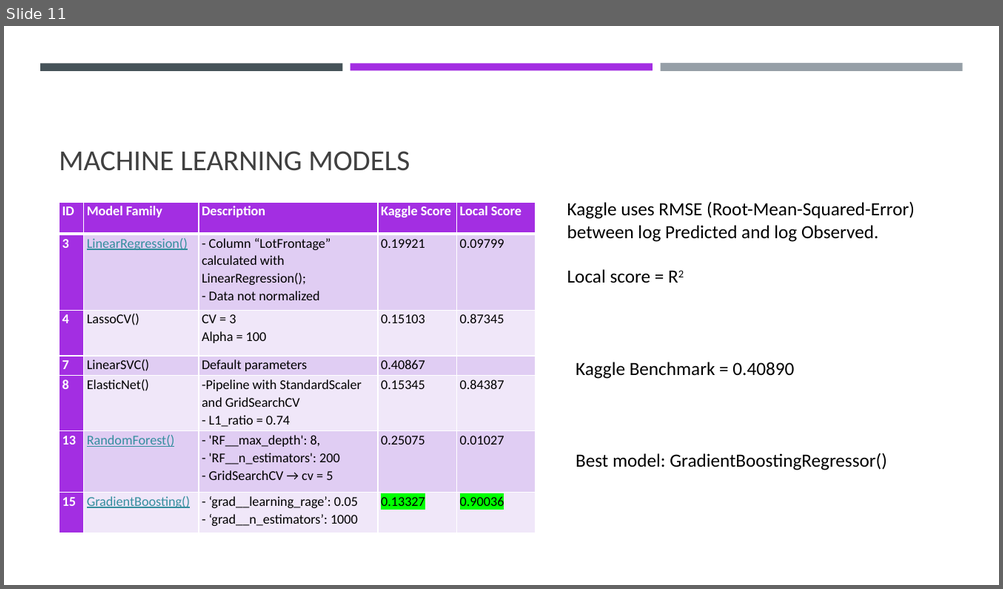
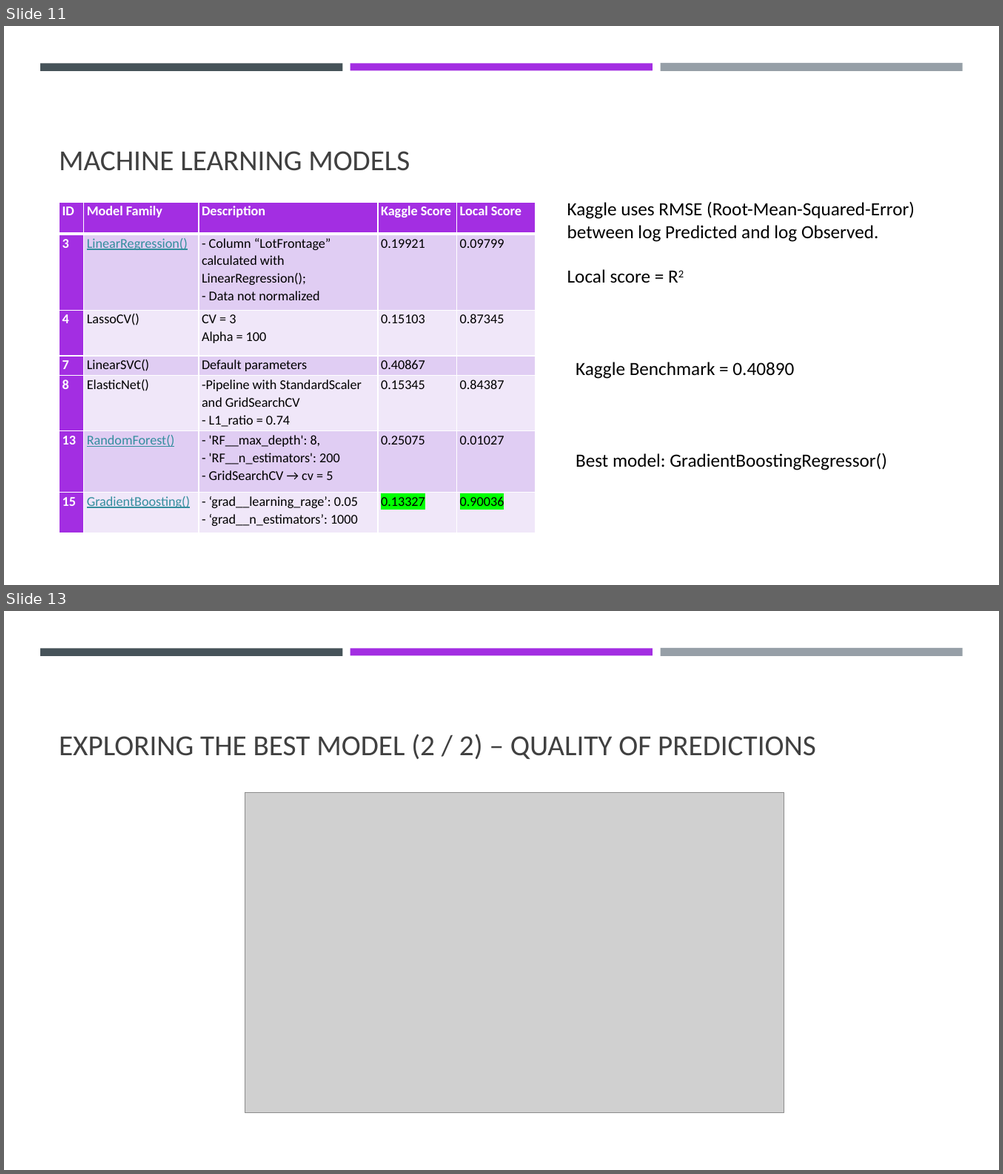
Before and after one commit to rafaelmsbob/Springboard, a slide deck: CapstoneProject1/FinalFiles/Final Presentation.pptx. Shown one above the other, each under a label of ours: slide 11 before the commit, slides 11 and 13 after it; the slides between them are not shown. The pictures are 1003x589 and 1003x1174 pixels, drawn with LibreOffice and Linux fonts; fonts in the diff are those of the drawing; grey boxes stand for pictures. Boxes give left, top, right and bottom in pixels: in the first picture for what was removed or moved away, otherwise in the second. Text is boxed around its words. In the diff, an @@ line names an element or a change of style, - is before the commit and + after.

```diff
--- a/CapstoneProject1/FinalFiles/Final Presentation.pptx
+++ b/CapstoneProject1/FinalFiles/Final Presentation.pptx
@@ slide 13 added at [4, 611, 999, 1170], background #FFFFFF; not listed: 3 template elements that a slide beside it also shows @@
@@ title added at [59, 734, 816, 760], 28 pt, text #404040 @@
+EXPLORING THE BEST MODEL (2 / 2) – QUALITY OF PREDICTIONS
@@ picture added at [245, 792, 785, 1113] @@
```
Also in this commit, not shown: 1 other slide added, 2 other files.
